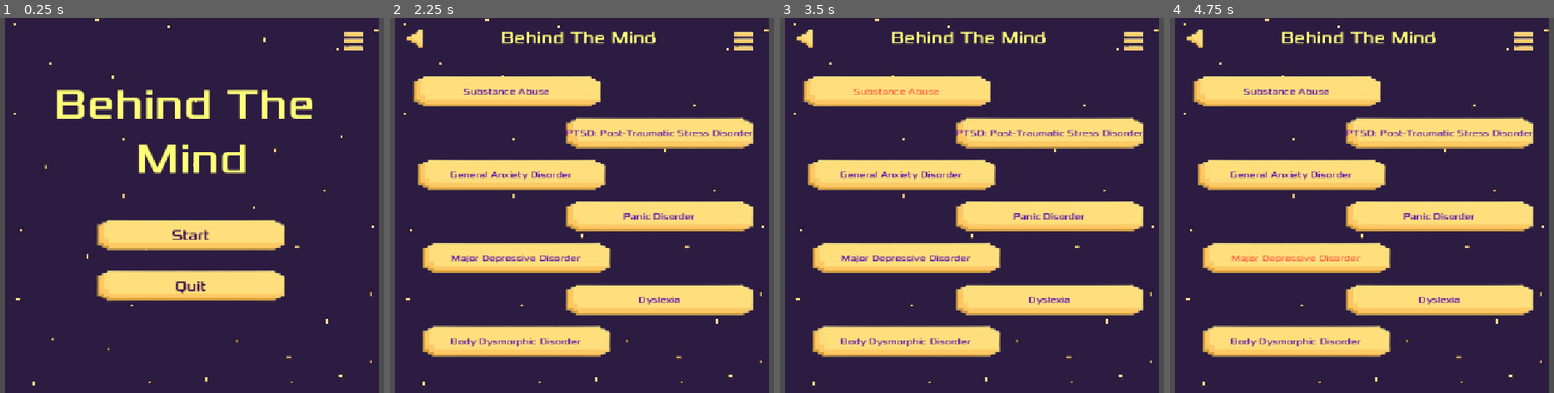
Above: before the commit, frames 1-4 (left to right).
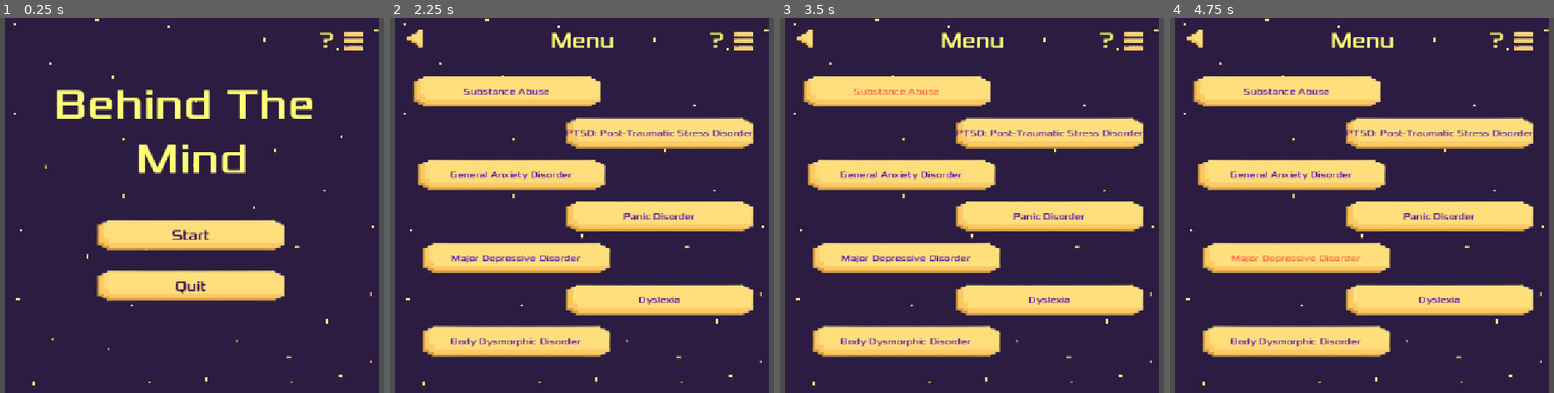
Above: after the commit, the same moments.

Repository: zvythrox67/Behind-The-Mind
Game: Godot game, scene res://StartScreen.tscn
Same seed, same stepped clock (60 frames per second), same inputs: the game is played once before the commit and once after it.
Inputs (mouse positions are in pixels of both pictures, inside the frame that each line leads up to):
- Up to frame 1 (0.25 s): no input
- Up to frame 2 (2.25 s): click "Start" at 0.5 s; click (413, 40) at 1.25 s; click "Start" at 2 s
- Up to frame 3 (3.5 s): click "Substance Abuse" at 2.75 s
- Up to frame 4 (4.75 s): click "General Anxiety Disorder" at 3.5 s; click "Major Depressive Disorder" at 4.25 s

The runs differ from the first frame. In frame 1, less than 0.1% of the frame differs, in the area x 83-87%, y 3-8%; in frame 2, 1.0%, in the area x 29-87%, y 3-8%; in frame 3, 1.0%; in frame 4, 1.0%.

Commit message:
add about screen

Diff:
--- a/FreePlayMenu.tscn
+++ b/FreePlayMenu.tscn
@@ -9,7 +9,7 @@
 
 [sub_resource type="LabelSettings" id="LabelSettings_iphtk"]
 font = ExtResource("2_mf4rh")
-font_size = 30
+font_size = 37
 font_color = Color(1, 1, 0.47058824, 1)
 
 [node name="FreePlayMenu" type="Node2D" unique_id=1056206794]
@@ -23,13 +23,25 @@
 expand_mode = 1
 
 [node name="title" type="Label" parent="." unique_id=227946638]
-offset_left = 432.0
+offset_left = 408.0
 offset_top = 16.0
-offset_right = 750.0
-offset_bottom = 56.0
+offset_right = 739.0
+offset_bottom = 61.0
 theme_override_colors/font_color = Color(1, 1, 1, 1)
 theme_override_font_sizes/font_size = 50
-text = "Behind The Mind"
+text = "Menu"
+label_settings = SubResource("LabelSettings_iphtk")
+horizontal_alignment = 1
+
+[node name="about?" type="Label" parent="." unique_id=1483799032]
+offset_left = 792.0
+offset_top = 16.0
+offset_right = 816.0
+offset_bottom = 56.0
+mouse_filter = 0
+theme_override_colors/font_color = Color(1, 1, 1, 1)
+theme_override_font_sizes/font_size = 50
+text = "?"
 label_settings = SubResource("LabelSettings_iphtk")
 
 [node name="back" type="Button" parent="." unique_id=1533941760]
@@ -139,4 +151,5 @@
 icon = ExtResource("6_yq5vt")
 flat = true
 
+[connection signal="gui_input" from="about?" to="." method="_on_about_gui_input"]
 [connection signal="pressed" from="back" to="." method="_on_back_pressed"]
--- a/StartScreen.tscn
+++ b/StartScreen.tscn
@@ -10,6 +10,11 @@
 [sub_resource type="LabelSettings" id="LabelSettings_vno1p"]
 font = ExtResource("6_gtard")
 font_size = 75
+font_color = Color(1, 1, 0.47058824, 1)
+
+[sub_resource type="LabelSettings" id="LabelSettings_gtard"]
+font = ExtResource("6_gtard")
+font_size = 37
 font_color = Color(1, 1, 0.47058824, 1)
 
 [node name="StartScreen" type="Node2D" unique_id=1703827461]
@@ -73,5 +78,17 @@
 label_settings = SubResource("LabelSettings_vno1p")
 horizontal_alignment = 1
 
+[node name="about?" type="Label" parent="." unique_id=1100800505]
+offset_left = 792.0
+offset_top = 16.0
+offset_right = 816.0
+offset_bottom = 56.0
+mouse_filter = 0
+theme_override_colors/font_color = Color(1, 1, 1, 1)
+theme_override_font_sizes/font_size = 50
+text = "?"
+label_settings = SubResource("LabelSettings_gtard")
+
 [connection signal="pressed" from="Start" to="." method="_on_start_pressed"]
 [connection signal="pressed" from="Quit" to="." method="_on_quit_pressed"]
+[connection signal="gui_input" from="about?" to="." method="_on_about_gui_input"]
--- /dev/null
+++ b/about.gd
@@ -0,0 +1,20 @@
+extends Control
+
+@export var front_texture: Texture2D
+@export var left_texture: Texture2D
+@export var back_texture: Texture2D
+@export var right_texture: Texture2D
+
+var directions: Array = []
+var current_index: int = 0
+
+@onready var character_display: TextureRect = $TextureRect
+
+func _ready() -> void:
+	directions = [front_texture, left_texture, back_texture, right_texture]
+	character_display.texture = directions[current_index]
+
+func _on_texture_rect_gui_input(event: InputEvent) -> void:
+	if event is InputEventMouseButton and event.button_index == MOUSE_BUTTON_LEFT and event.pressed:
+		current_index = (current_index + 1) % directions.size()
+		character_display.texture = directions[current_index]
--- /dev/null
+++ b/about.tscn
@@ -0,0 +1,116 @@
+[gd_scene format=3 uid="uid://dif8ywdu7lcyo"]
+
+[ext_resource type="Texture2D" uid="uid://cyhcgaxfhkdsa" path="res://startbg.jpeg" id="1_4q2eq"]
+[ext_resource type="Script" uid="uid://bd7lmrodjh5sj" path="res://about.gd" id="1_sx25x"]
+[ext_resource type="FontFile" uid="uid://cvnfp72hby4g1" path="res://Xolonium-Regular.ttf" id="2_pp48r"]
+[ext_resource type="Texture2D" uid="uid://bxdl5ln8mbwso" path="res://backbtn.png" id="3_k56y8"]
+[ext_resource type="Script" uid="uid://bkdgpfjrosady" path="res://back.gd" id="4_h6umi"]
+[ext_resource type="Texture2D" uid="uid://vm25rfjqvijl" path="res://EOS side.png" id="6_7n2fl"]
+[ext_resource type="Texture2D" uid="uid://bekfesupknrpb" path="res://EOS front.png" id="7_qkww8"]
+[ext_resource type="Texture2D" uid="uid://c4n2x3261wii3" path="res://EOS back.png" id="8_j2lv4"]
+[ext_resource type="Texture2D" uid="uid://cru6rd48xqkyw" path="res://EOS left.png" id="9_xdudg"]
+
+[sub_resource type="LabelSettings" id="LabelSettings_k56y8"]
+font = ExtResource("2_pp48r")
+font_size = 30
+font_color = Color(1, 1, 0.47058824, 1)
+
+[node name="About" type="Node2D" unique_id=384475516]
+script = ExtResource("1_sx25x")
+
+[node name="TextureRect" type="TextureRect" parent="." unique_id=656429109]
+offset_left = 248.0
+offset_right = 896.0
+offset_bottom = 648.0
+texture = ExtResource("1_4q2eq")
+expand_mode = 1
+
+[node name="title" type="Label" parent="." unique_id=1608562867]
+offset_left = 424.0
+offset_top = 24.0
+offset_right = 742.0
+offset_bottom = 64.0
+theme_override_colors/font_color = Color(1, 1, 1, 1)
+theme_override_font_sizes/font_size = 50
+text = "About"
+label_settings = SubResource("LabelSettings_k56y8")
+horizontal_alignment = 1
+
+[node name="Information" type="Label" parent="title" unique_id=1306405026]
+layout_mode = 0
+offset_left = -136.0
+offset_top = 104.0
+offset_right = 466.0
+offset_bottom = 341.0
+theme_override_colors/font_color = Color(1, 1, 1, 1)
+theme_override_font_sizes/font_size = 50
+text = "Eos, the alien, wanted
+to explore the human
+brain and accidentally
+trapped himself. Help him
+escape:
+"
+label_settings = SubResource("LabelSettings_k56y8")
+
+[node name="Steps" type="Label" parent="title" unique_id=181462627]
+layout_mode = 0
+offset_left = -136.0
+offset_top = 304.0
+offset_right = 466.0
+offset_bottom = 600.0
+theme_override_colors/font_color = Color(1, 1, 1, 1)
+theme_override_font_sizes/font_size = 50
+text = "
+1. Pick any one of the mental
+struggles listed in the Menu tab.
+
+2. Complete every level successfully
+to win the game"
+label_settings = SubResource("LabelSettings_k56y8")
+
+[node name="back" type="Button" parent="." unique_id=891417869]
+offset_left = 264.0
+offset_top = 16.0
+offset_right = 302.0
+offset_bottom = 57.0
+icon = ExtResource("3_k56y8")
+flat = true
+script = ExtResource("4_h6umi")
+
+[node name="Right" type="TextureRect" parent="." unique_id=239590108]
+offset_left = 736.0
+offset_top = 128.0
+offset_right = 826.0
+offset_bottom = 283.0
+mouse_filter = 0
+texture = ExtResource("6_7n2fl")
+
+[node name="Front" type="TextureRect" parent="." unique_id=621843209]
+offset_left = 2208.0
+offset_top = 384.0
+offset_right = 2298.0
+offset_bottom = 539.0
+mouse_filter = 0
+texture = ExtResource("7_qkww8")
+
+[node name="Back" type="TextureRect" parent="." unique_id=732385459]
+offset_left = 2944.0
+offset_top = 512.0
+offset_right = 3034.0
+offset_bottom = 667.0
+mouse_filter = 0
+texture = ExtResource("8_j2lv4")
+
+[node name="Left" type="TextureRect" parent="." unique_id=875203856]
+offset_left = 1472.0
+offset_top = 256.0
+offset_right = 1562.0
+offset_bottom = 411.0
+mouse_filter = 0
+texture = ExtResource("9_xdudg")
+
+[connection signal="pressed" from="back" to="." method="_on_back_pressed"]
+[connection signal="gui_input" from="Right" to="." method="_on_right_gui_input"]
+[connection signal="gui_input" from="Front" to="." method="_on_front_gui_input"]
+[connection signal="gui_input" from="Back" to="." method="_on_back_gui_input"]
+[connection signal="gui_input" from="Left" to="." method="_on_left_gui_input"]
--- /dev/null
+++ b/back.gd
@@ -0,0 +1,11 @@
+extends Button
+
+
+# Called when the node enters the scene tree for the first time.
+func _ready() -> void:
+	pass # Replace with function body.
+
+
+# Called every frame. 'delta' is the elapsed time since the previous frame.
+func _process(delta: float) -> void:
+	pass
--- a/free_play_menu.gd
+++ b/free_play_menu.gd
@@ -14,3 +14,8 @@
 
 func _on_back_pressed() -> void:
 	get_tree().change_scene_to_file("res://StartScreen.tscn")
+
+
+func _on_about_gui_input(event: InputEvent) -> void:
+	if event is InputEventMouseButton and event.button_index == MOUSE_BUTTON_LEFT and event.pressed:
+			get_tree().change_scene_to_file("res://aboutscreen.tscn")
--- a/startscreen.gd
+++ b/startscreen.gd
@@ -10,3 +10,8 @@
 
 func _on_start_pressed() -> void:
 	get_tree().change_scene_to_file("res://FreePlayMenu.tscn")
+
+
+func _on_about_gui_input(event: InputEvent) -> void:
+	if event is InputEventMouseButton and event.button_index == MOUSE_BUTTON_LEFT and event.pressed:
+		get_tree().change_scene_to_file("res://aboutscreen.tscn")
Binary file added: EOS back.png
Not shown, added: EOS back.png.import
Binary file added: EOS front.png
Not shown, added: EOS front.png.import
Binary file added: EOS left.png
Not shown, added: EOS left.png.import
Binary file added: EOS side.png
Not shown, added: EOS side.png.import
Not shown, added: about.gd.uid
Not shown, added: back.gd.uid
